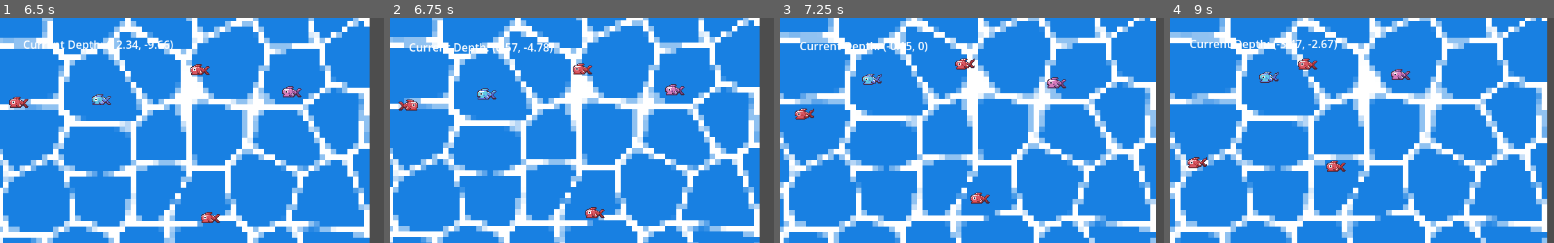
Above: before the commit, frames 1-4 (left to right).
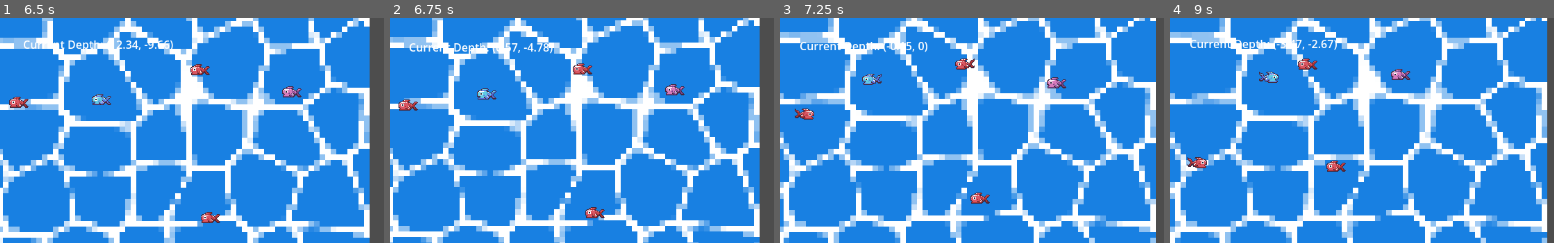
Above: after the commit, the same moments.

Repository: manspider-thatdev/fishing-game
Game: Godot game, scene res://scenes/main.tscn
Same seed, same stepped clock (60 frames per second), same inputs: the game is played once before the commit and once after it.
Inputs:
- Up to frame 1 (6.5 s): hold D (right) 0.53-1.28 s; hold Space (space) 0.53-1.28 s; hold S (down) 1.28-2.03 s; tap Space (space) every 1.5 s from 1.35 to 5.85 s; hold D (right) 2.03-2.78 s; hold Space (space) 2.03-2.78 s; hold W (up) 2.78-3.53 s; hold Space (space) 3.53-4.28 s; hold A (left) 3.53-5.03 s; hold S (down) 5.03-5.78 s; hold Space (space) 5.03-5.78 s; hold D (right) from 5.78 s (still down)
- Up to frame 2 (6.75 s): release D (right) at 6.53 s; hold W (up) from 6.53 s (still down); hold Space (space) from 6.53 s (still down)
- Up to frame 3 (7.25 s): keep holding W (up); keep holding Space (space)
- Up to frame 4 (9 s): release W (up) at 7.28 s; release Space (space) at 7.28 s; hold D (right) 7.28-8.03 s; tap Space (space) at 7.35, 8.85 s; hold S (down) 8.03-8.78 s; hold Space (space) 8.03-8.78 s; hold A (left) from 8.78 s (still down)
The pictures show only the part of the screen within x 45-95%, y 46-96%; the shares and areas given below are measured in that part.

Frame 1 is identical in both runs. In frame 2, 0.2% of the frame differs, in the area x 2-8%, y 36-42%; in frame 3, 0.2%; in frame 4, 0.5%, in the area x 4-29%, y 23-68%.

Commit message:
Fix Flee Anim Direction

Diff:
--- a/scripts/fish.gd
+++ b/scripts/fish.gd
@@ -17,6 +17,8 @@
 var target_position:
 	get():
 		sprite.flip_h = true if (current_target.position - position).x < 0 else false
+		if fish_state == FishStates.FLEE:
+			sprite.flip_h = !sprite.flip_h
 		return current_target.position
 
 # Update the FishData class in fish_data.gd to add more parameters
